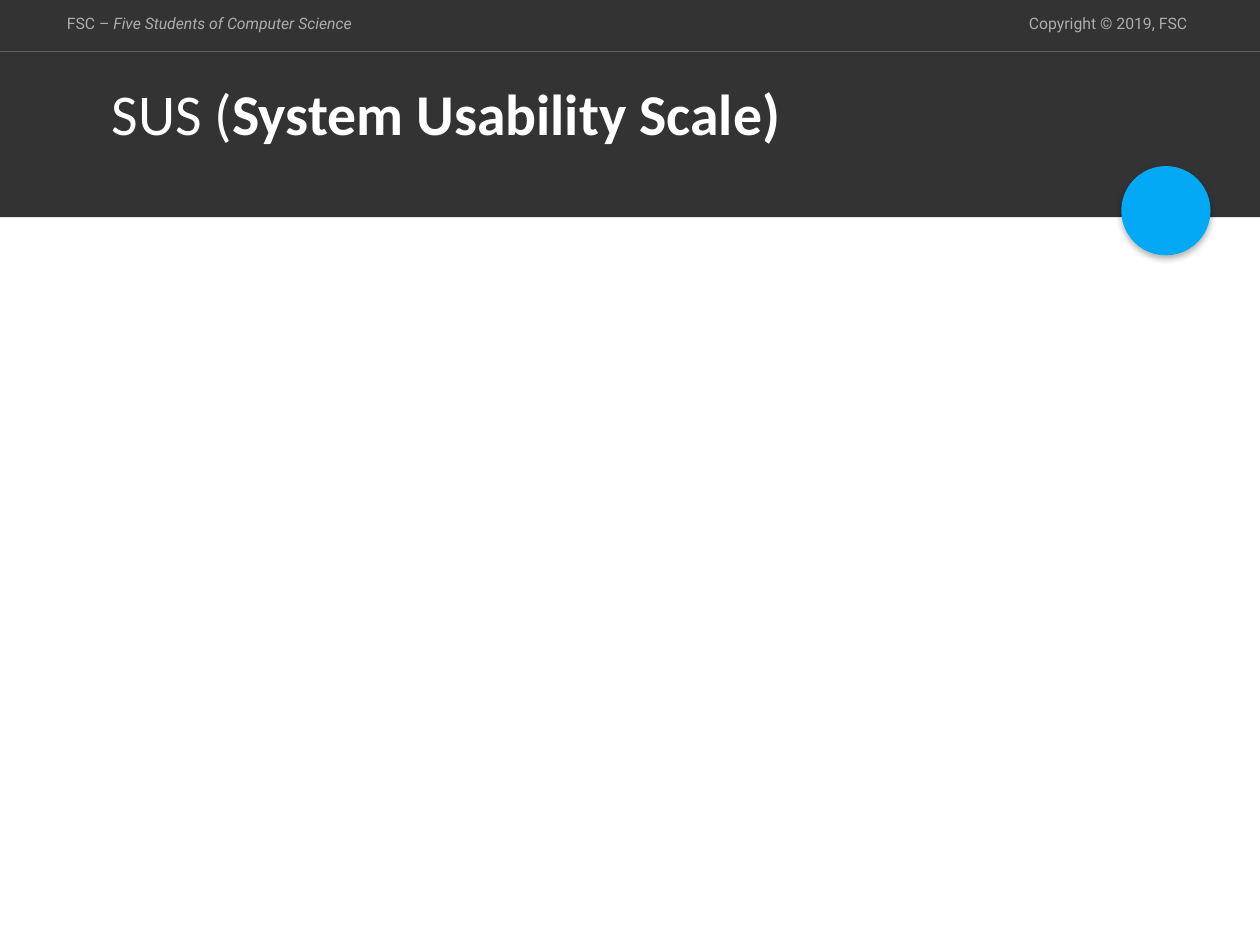
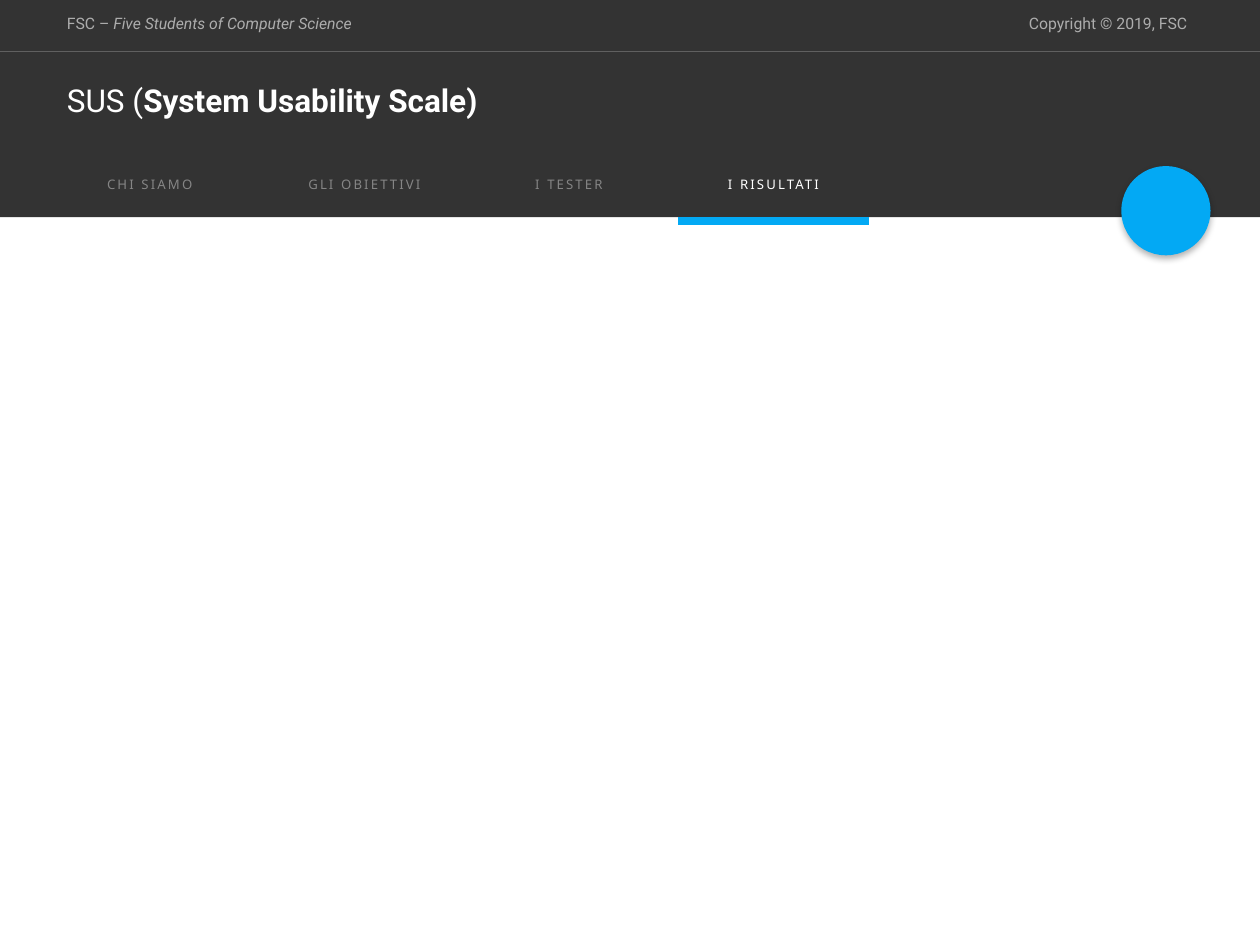
Before and after one commit to espositoandrea/ReportIUM, a slide deck: slide 16 of presentation/Presentazione IUM.pptx (slide 14 before the commit). Drawn at 1260x945 pixels with LibreOffice and Linux fonts; fonts in the diff are those of the drawing. Boxes give left, top, right and bottom in pixels: in the first picture for what was removed or moved away, otherwise in the second. Text is boxed around its words. In the diff, an @@ line names an element or a change of style, - is before the commit and + after.

```diff
--- a/presentation/Presentazione IUM.pptx
+++ b/presentation/Presentazione IUM.pptx
@@ title "SUS (System Usability Scale)": place and size @@
-title "SUS (System Usability Scale)" at <box>112,92,780,144</box>
+title "SUS (System Usability Scale)" at <box>67,87,477,119</box>
@@ title "SUS (System Usability Scale)" at <box>67,87,477,119</box>: size 33 to 18 pt, font Calibri to Roboto @@
@@ text added at <box>728,179,732,189</box>, 7.5 pt, text #FFFFFF @@
+I RISULTATI
@@ text added at <box>107,180,192,189</box>, 7.5 pt, text #858585 @@
+CHI SIAMO
@@ text added at <box>308,180,420,189</box>, 7.5 pt, text #858585 @@
+GLI OBIETTIVI
@@ text added at <box>535,180,602,189</box>, 7.5 pt, text #858585 @@
+I TESTER
@@ line added from (678, 220) to (868, 220), #03A9F4 4.5 pt @@
```
Also in this commit, not shown: 11 other slides changed, 2 other files.
